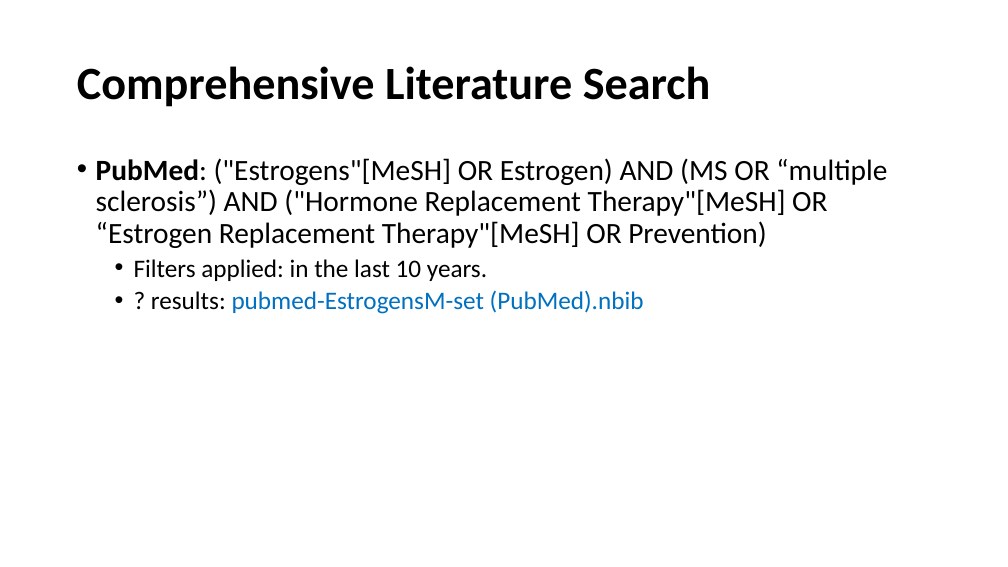
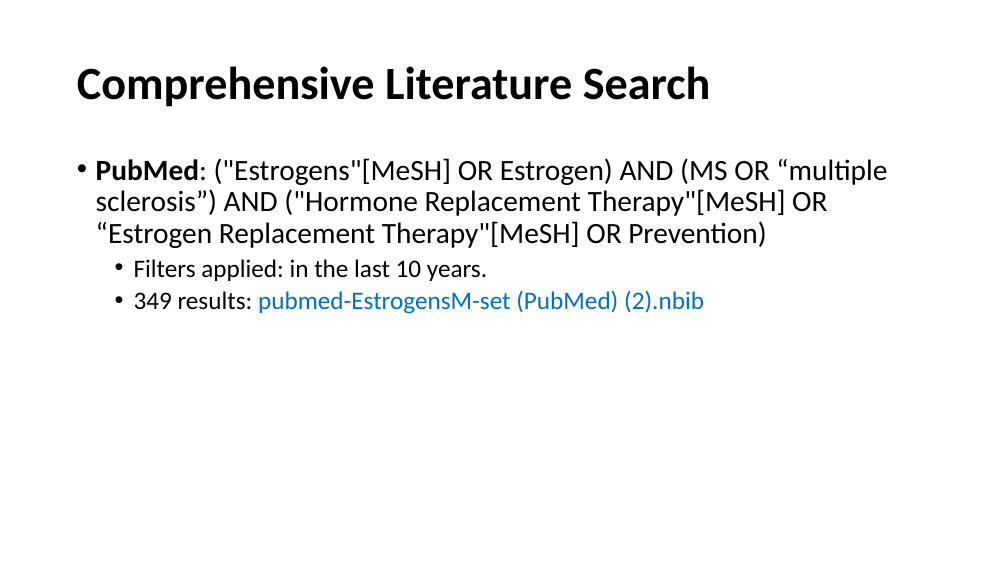
Before and after one commit to BruceChen034020/EstrogenMultipleSclerosisSystematicReview, a slide deck: slide 4 of Estrogen as an immunomodulator for multiple sclerosis.pptx. Drawn at 1008x567 pixels with LibreOffice and Linux fonts; fonts in the diff are those of the drawing. Boxes give left, top, right and bottom in pixels: in the first picture for what was removed or moved away, otherwise in the second. Text is boxed around its words. In the diff, an @@ line names an element or a change of style, - is before the commit and + after.

```diff
--- a/Estrogen as an immunomodulator for multiple sclerosis.pptx
+++ b/Estrogen as an immunomodulator for multiple sclerosis.pptx
@@ text at <box>134,290,704,314</box>: text changed @@
-  • ? results: pubmed-EstrogensM-set (PubMed).nbib
+  • 349 results: pubmed-EstrogensM-set (PubMed) (2).nbib
```
Also in this commit, not shown: 4 other slides changed.
